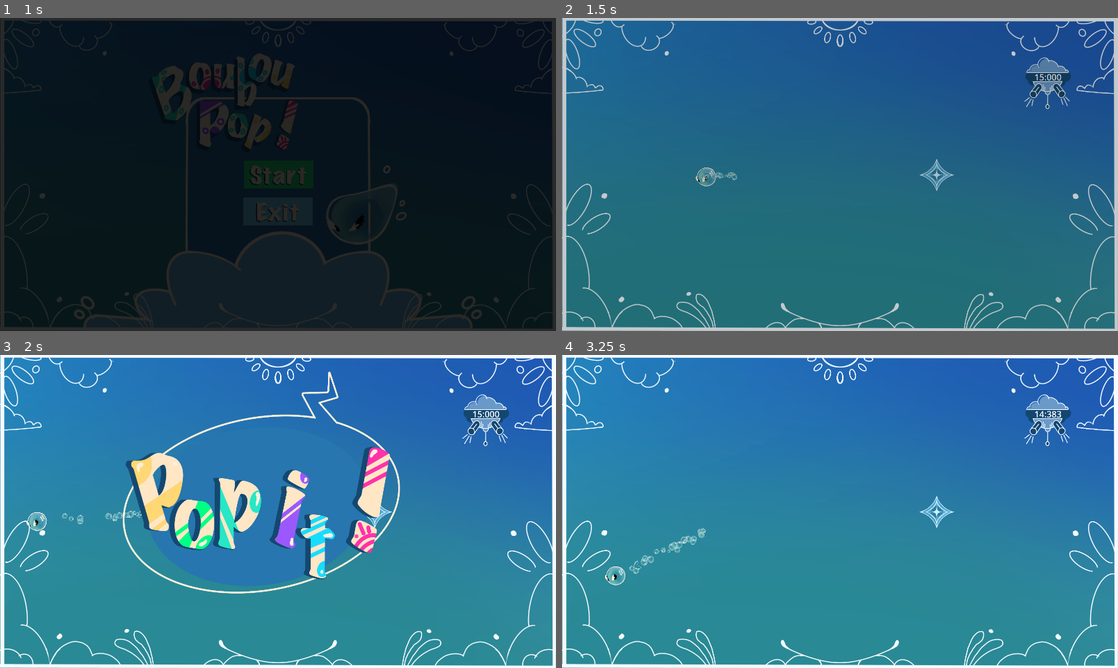
Above: before the commit, frames 1-4 (two rows, left to right).
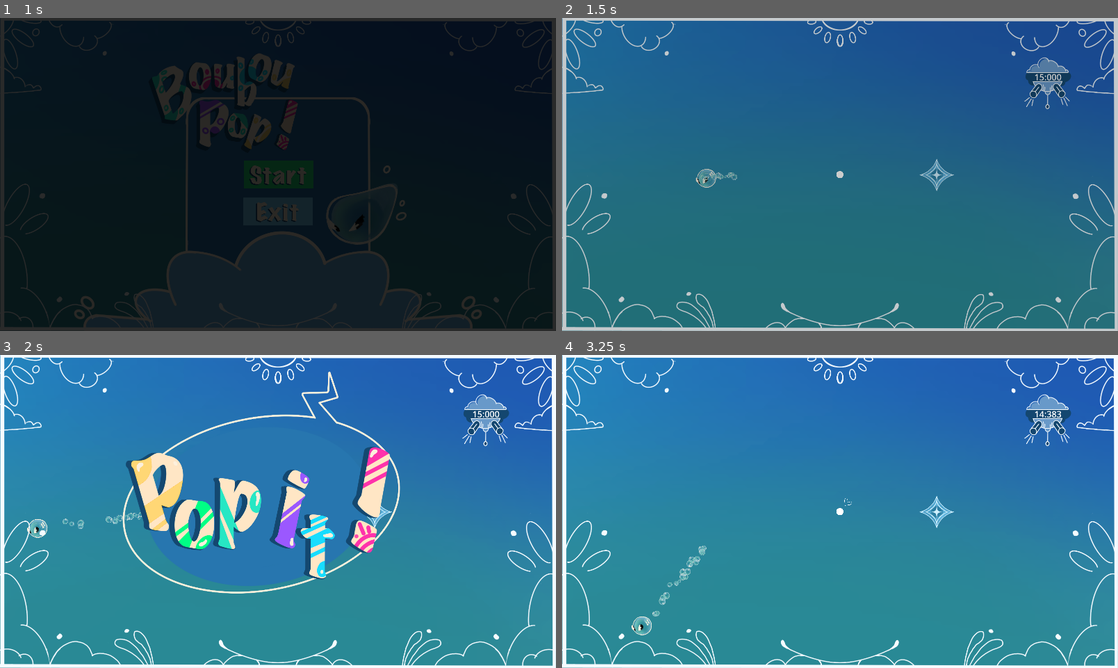
Above: after the commit, the same moments.

Repository: davifarhi/GGJ25-CrashSim-Untitled
Game: Godot game, scene res://scenes/levels/hello.tscn
Same seed, same stepped clock (60 frames per second), same inputs: the game is played once before the commit and once after it.
Inputs (mouse positions are in pixels of both pictures, inside the frame that each line leads up to):
- Up to frame 1 (1 s): click (278, 174) at 0.5 s
- Up to frame 2 (1.5 s): move the mouse to (962, 158) at 1.27 s; click (962, 158) at 1.35 s
- Up to frame 3 (2 s): no input
- Up to frame 4 (3.25 s): move the mouse to (728, 527) at 2.02 s; tap Delete at 2.1 s; move the mouse to (895, 442) at 2.77 s; click (895, 442) at 2.85 s

Frame 1 is identical in both runs. In frame 2, 0.2% of the frame differs, in the area x 24-51%, y 47-55%; in frame 3, 0.4%; in frame 4, 0.8%, in the area x 7-53%, y 45-90%.

Commit message:
Mouse controls yet again, with aim helper on center of screen

Diff:
--- a/ggj-crashsim-untilted/scenes/Boubou.gd
+++ b/ggj-crashsim-untilted/scenes/Boubou.gd
@@ -44,6 +44,7 @@
 
 @onready var dir_indicator = $Visual/DirIndicator
 @onready var camera = get_parent().get_node("Camera2D") as Camera2D
+@onready var mouseAimHelper = camera.get_node("MouseAimHelper") as Node2D
 
 var impulsionDone = false
 var dead = false
@@ -79,7 +80,7 @@
 func InputDir() -> Vector2:
 	var dir = Vector2(0, 0)
 	if currentInputType == InputType.Mouse:
-		dir = GetMousePosInWorld() - global_position
+		dir = Vector2(DisplayServer.mouse_get_position()-DisplayServer.window_get_position()) - Vector2(DisplayServer.window_get_size())/2 + Vector2(0.5, 0.5)
 	elif currentInputType == InputType.Gamepad:
 		dir = Input.get_vector("JoypadDirLeft", "JoypadDirRight", "JoypadDirUp", "JoypadDirDown")
 
@@ -90,10 +91,14 @@
 	return latestDir
 
 func UpdateIndicatorPos():
-	Indicator.position = Vector2()
+	Indicator.global_position = global_position
 	Indicator.rotation = -rotation
 	var dir = InputDir()
-	Indicator.global_translate(IndicatorDistance * dir)
+	var distScale = 1.0
+	if currentInputType == InputType.Mouse:
+		Indicator.global_position = mouseAimHelper.global_position
+		distScale = 0.5
+	Indicator.global_translate(distScale * IndicatorDistance * dir)
 	Indicator.rotate(dir.angle())
 
 # Called when the node enters the scene tree for the first time.
@@ -109,6 +114,12 @@
 		return;
 	if GameManager.are_game_animations_active():
 		return
+	if currentInputType == InputType.Mouse:
+		Indicator.z_index = mouseAimHelper.z_index
+		mouseAimHelper.show()
+	else:
+		Indicator.z_index = z_index
+		mouseAimHelper.hide()
 
 	UpdateEyes(delta)
 	UpdateIndicatorPos()
--- a/ggj-crashsim-untilted/scenes/Boubou.tscn
+++ b/ggj-crashsim-untilted/scenes/Boubou.tscn
@@ -67,6 +67,7 @@
 [node name="Visual" type="Node2D" parent="."]
 
 [node name="DirIndicator" type="Sprite2D" parent="Visual"]
+z_index = 400
 scale = Vector2(0.15, 0.15)
 texture = ExtResource("2_apo2a")
 
--- a/ggj-crashsim-untilted/scenes/camera_2d.tscn
+++ b/ggj-crashsim-untilted/scenes/camera_2d.tscn
@@ -1,8 +1,9 @@
-[gd_scene load_steps=4 format=3 uid="uid://cgsnmul1dmmnk"]
+[gd_scene load_steps=5 format=3 uid="uid://cgsnmul1dmmnk"]
 
 [ext_resource type="Script" path="res://scenes/camera.gd" id="1_6y47g"]
 [ext_resource type="PackedScene" uid="uid://bqtpxlro4lj3d" path="res://scenes/obstacles/level_decoration.tscn" id="2_vi71n"]
 [ext_resource type="PackedScene" uid="uid://dtr2g4tpcntc" path="res://scenes/TimerText.tscn" id="3_0xc4v"]
+[ext_resource type="Texture2D" uid="uid://bl3q2122xv5o" path="res://assets/mouse_aim_helper.png" id="4_rlo0k"]
 
 [node name="Camera2D" type="Camera2D"]
 script = ExtResource("1_6y47g")
@@ -14,3 +15,9 @@
 z_index = 1200
 position = Vector2(717, -315)
 scale = Vector2(0.3, 0.3)
+
+[node name="MouseAimHelper" type="Sprite2D" parent="."]
+z_index = 400
+texture_filter = 1
+scale = Vector2(0.5, 0.5)
+texture = ExtResource("4_rlo0k")
--- a/ggj-crashsim-untilted/scenes/levels/bye.gd
+++ b/ggj-crashsim-untilted/scenes/levels/bye.gd
@@ -19,6 +19,11 @@
 
 # Called every frame. 'delta' is the elapsed time since the previous frame.
 func _process(delta: float) -> void:
+	var boubou = $Boubou as Boubou
+	if boubou.currentInputType == Boubou.InputType.Mouse:
+		boubou.dir_indicator.hide()
+	else:
+		boubou.dir_indicator.show()
 	pass
 
 
--- a/ggj-crashsim-untilted/scenes/levels/bye.tscn
+++ b/ggj-crashsim-untilted/scenes/levels/bye.tscn
@@ -8,20 +8,26 @@
 [ext_resource type="Texture2D" uid="uid://bp5fbpqtqqxyd" path="res://assets/menu/BTMM.png" id="6_xy7ur"]
 
 [node name="Bye" type="Node2D"]
+z_index = 511
+z_as_relative = false
 script = ExtResource("1_vm3el")
 
 [node name="Boubou" parent="." instance=ExtResource("2_3rw3v")]
-position = Vector2(644, 270)
+position = Vector2(653, 273)
 rotation = 1.01578
 freeze = true
 
 [node name="Camera2D" parent="." instance=ExtResource("4_jyxn7")]
+z_as_relative = false
 
 [node name="Sprite2D" type="Sprite2D" parent="."]
+z_index = 600
+z_as_relative = false
 scale = Vector2(0.5, 0.5)
 texture = ExtResource("4_6raag")
 
 [node name="TimerText" type="RichTextLabel" parent="."]
+z_index = 600
 offset_left = 226.0
 offset_top = -225.0
 offset_right = 694.0
@@ -32,6 +38,7 @@
 "
 
 [node name="ByeButtons" type="Node2D" parent="."]
+z_index = 600
 
 [node name="MainMenu" parent="ByeButtons" instance=ExtResource("5_x1rjh")]
 offset_left = 0.0
Binary file added: ggj-crashsim-untilted/assets/mouse_aim_helper.png
Not shown, added: ggj-crashsim-untilted/assets/mouse_aim_helper.png.import
Not shown, changed: ggj-crashsim-untilted/assets/Thumbs.db
